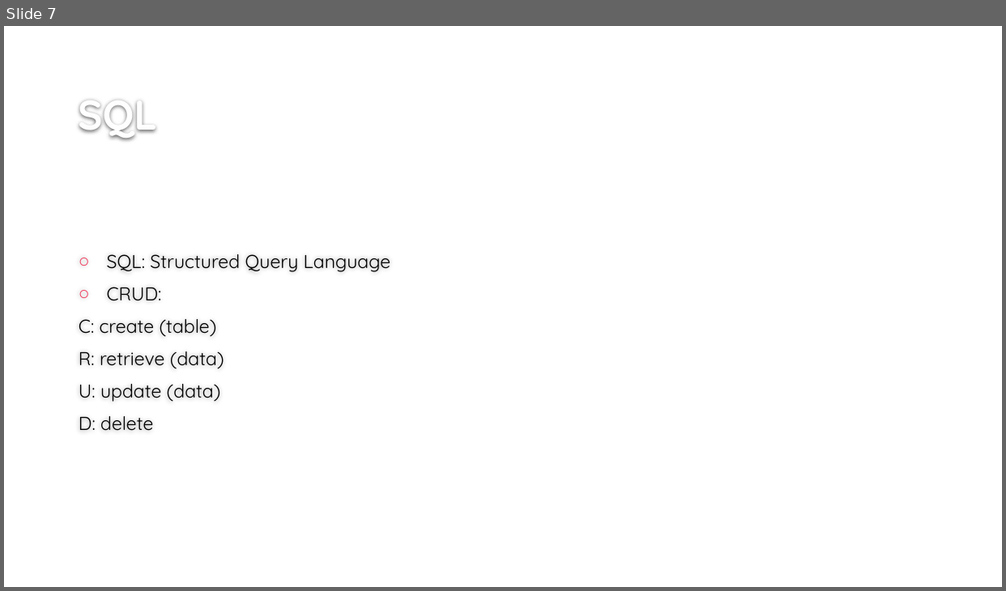
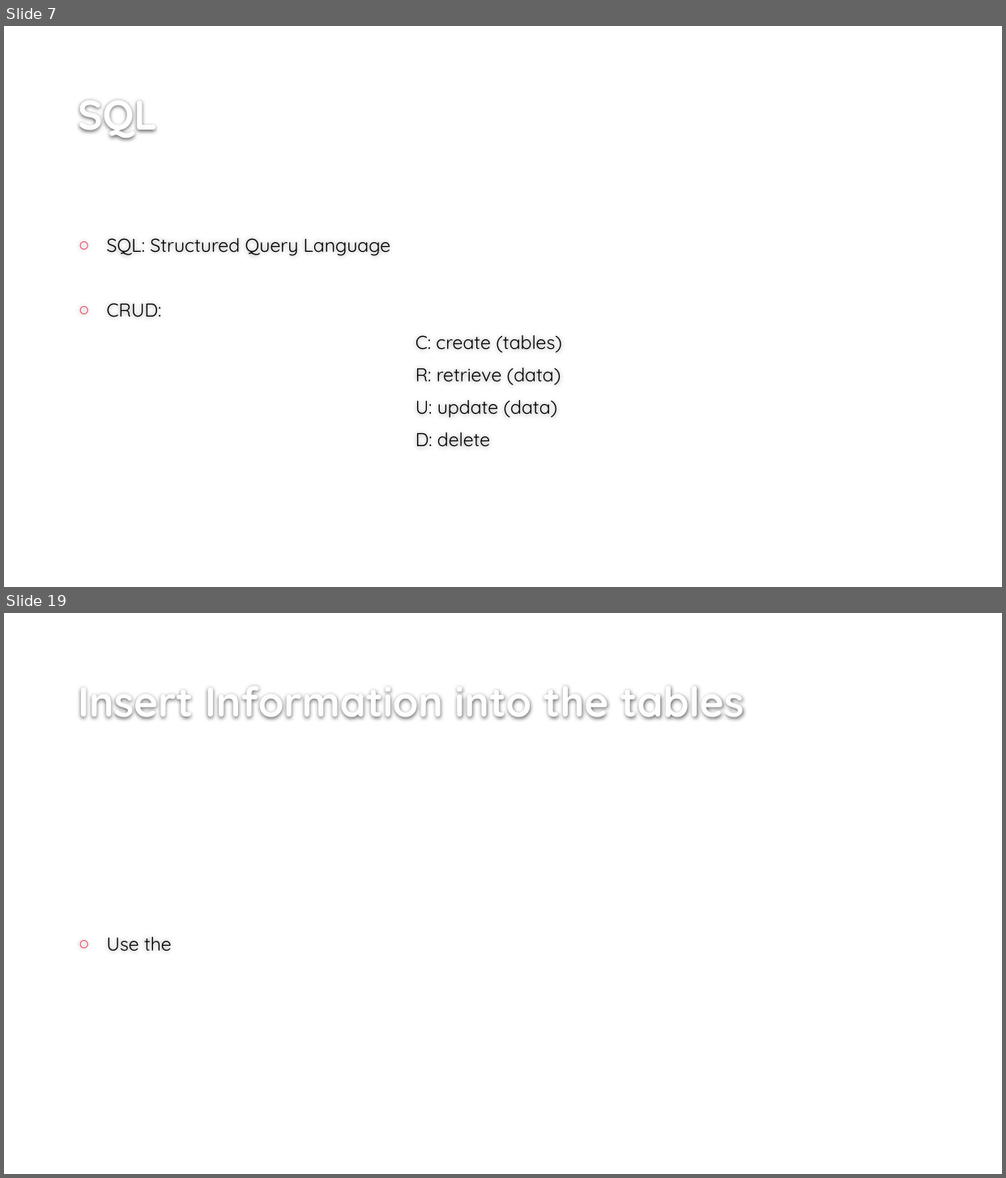
Before and after one commit to mtchem/GDI_Beginning_SQL, a slide deck: Beginning_SQL_pres.pptx. Shown one above the other, each under a label of ours: slide 7 before the commit, slides 7 and 19 after it; the slides between them are not shown. The pictures are 1006x591 and 1006x1178 pixels, drawn with LibreOffice and Linux fonts; fonts in the diff are those of the drawing; background and template pictures are left out. Boxes give left, top, right and bottom in pixels: in the first picture for what was removed or moved away, otherwise in the second. Text is boxed around its words. In the diff, an @@ line names an element or a change of style, - is before the commit and + after.

Commit message:
slide titles done

```diff
--- a/Beginning_SQL_pres.pptx
+++ b/Beginning_SQL_pres.pptx
@@ slide 19 added at [4,613,1002,1174], background #FFFFFF @@
@@ title added at [78,687,744,720], 40 pt, text #FEFEFE, bold @@
+Insert Information into the tables
@@ text added at [107,937,172,952], 18 pt, text #000000 @@
+○ Use the
@@ slide 7 changed as well @@
@@ text at [415,335,562,353]: text changed @@
-C: create (table)
+C: create (tables)
```
Also in this commit, not shown: 13 other slides added.
